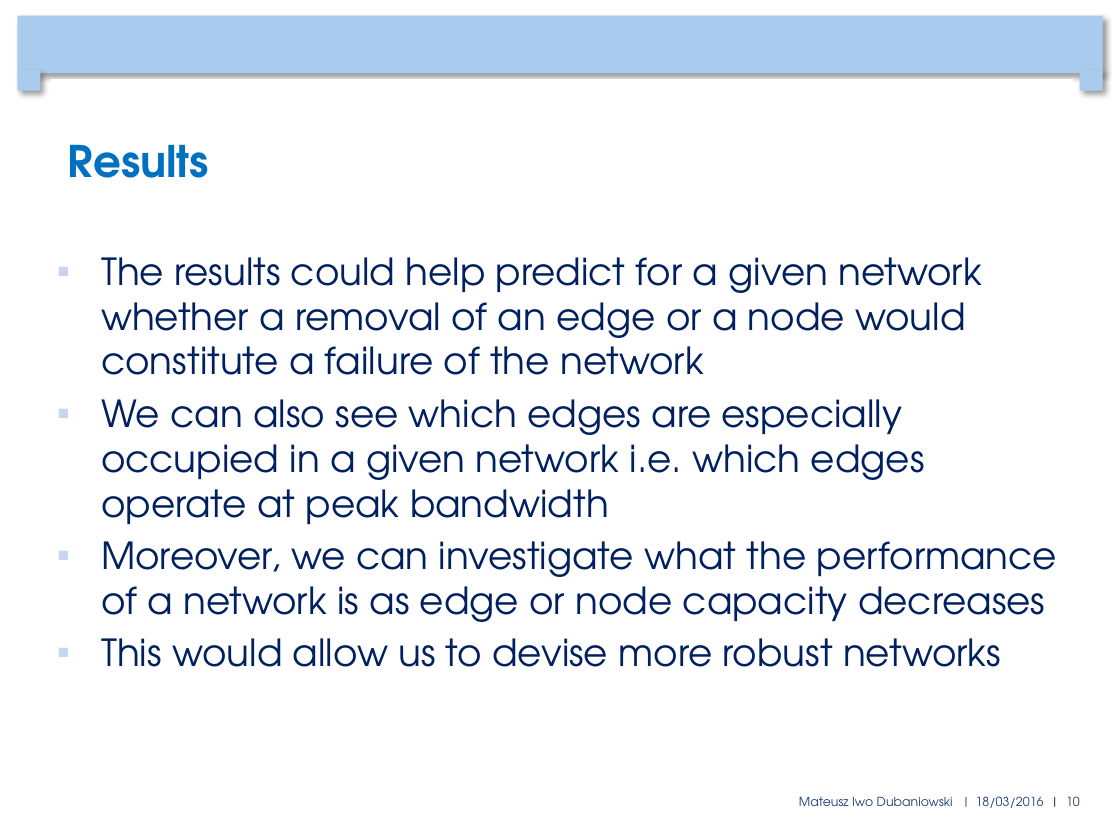
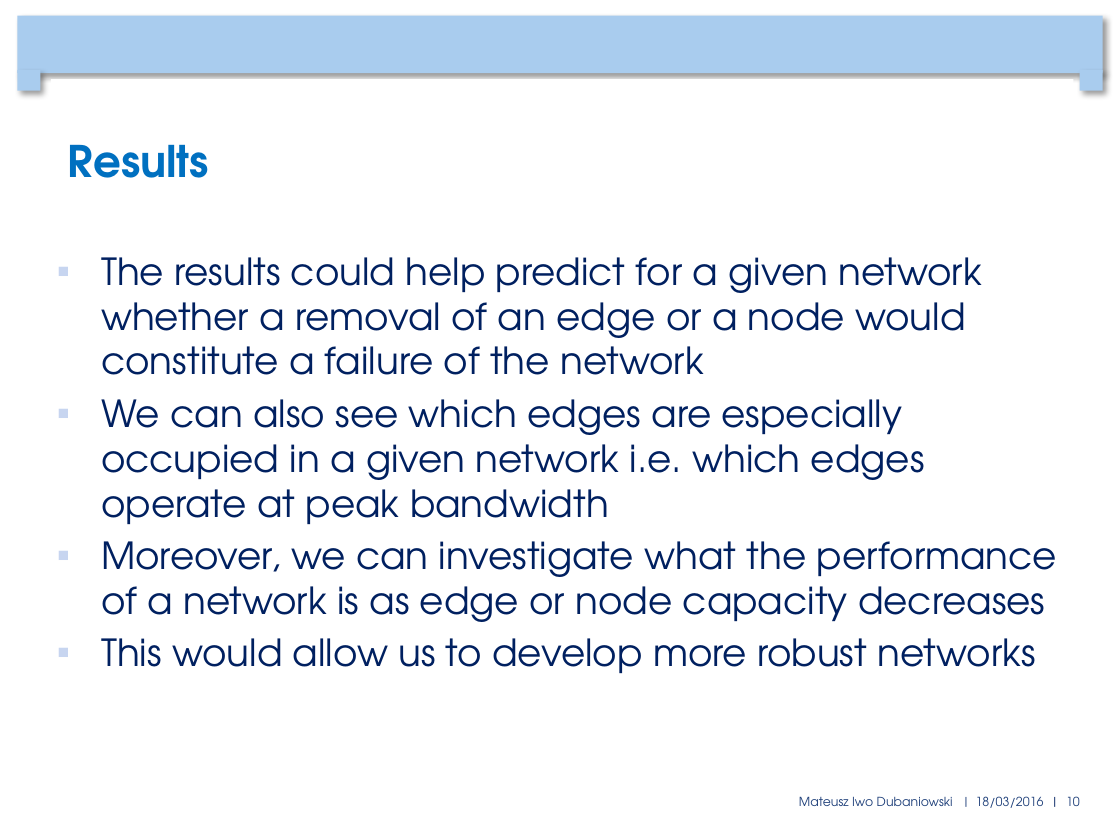
Before and after one commit to mduban/CNProject, a slide deck: slide 10 of FinalPresentation.pptx. Drawn at 1120x840 pixels with LibreOffice and Linux fonts; fonts in the diff are those of the drawing; background and template pictures are left out. Boxes give left, top, right and bottom in pixels: in the first picture for what was removed or moved away, otherwise in the second. Text is boxed around its words. In the diff, an @@ line names an element or a change of style, - is before the commit and + after.

```diff
--- a/FinalPresentation.pptx
+++ b/FinalPresentation.pptx
@@ text at bbox=[101, 638, 1036, 674]: text changed @@
-▪ This would allow us to devise more robust networks
+▪ This would allow us to develop more robust networks
```
Also in this commit, not shown: 5 other slides changed.
